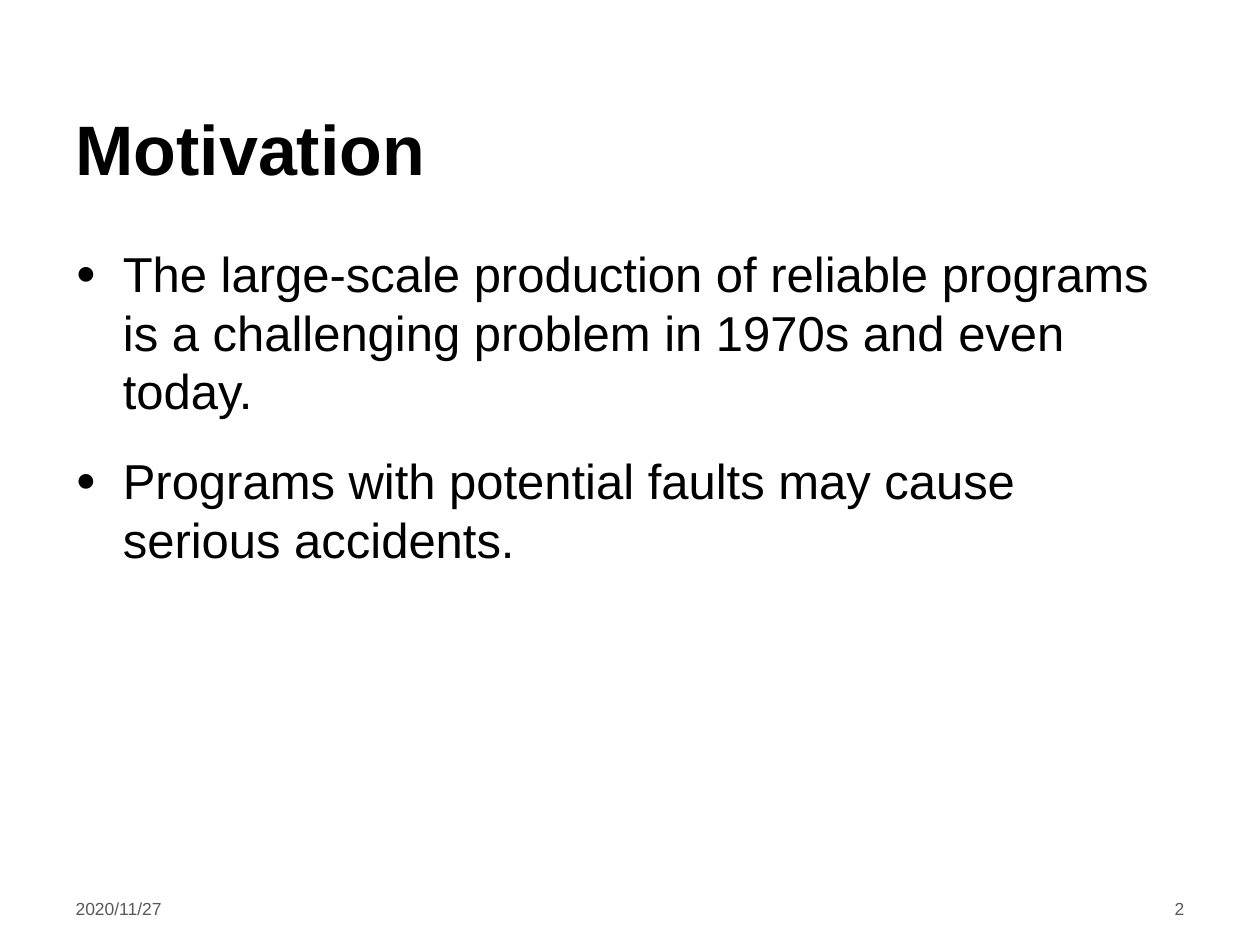
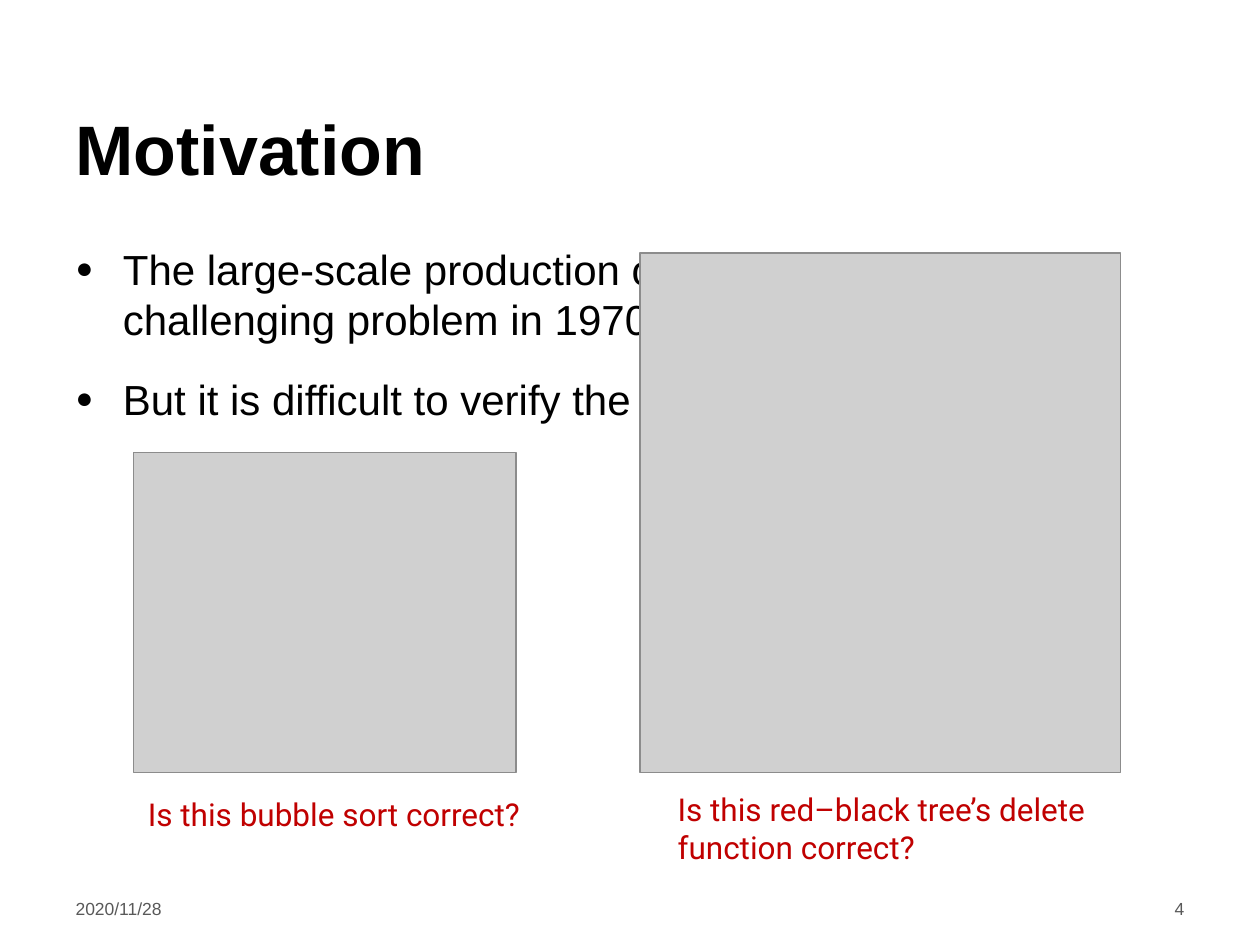
Before and after one commit to LintianShi/Research-Proposal, a slide deck: slide 4 of Symbolic_execution.pptx (slide 2 before the commit). Drawn at 1260x945 pixels with LibreOffice and Linux fonts; fonts in the diff are those of the drawing; grey boxes stand for pictures; background and template pictures are left out. Boxes give left, top, right and bottom in pixels: in the first picture for what was removed or moved away, otherwise in the second. Text is boxed around its words. In the diff, an @@ line names an element or a change of style, - is before the commit and + after.

```diff
--- a/Symbolic_execution.pptx
+++ b/Symbolic_execution.pptx
@@ text at (x1=123, y1=251, x2=1079, y2=344): size 28 to 24 pt in "The large-scale production of reliable programs is ..." @@
@@ picture added at (x1=640, y1=253, x2=1120, y2=772) @@
@@ text at (x1=123, y1=381, x2=1121, y2=423): text changed; size 28 to 24 pt @@
-● Programs with potential faults may cause serious accidents.
+● But it is difficult to verify the correctness of a program!
@@ picture added at (x1=134, y1=452, x2=515, y2=772) @@
@@ text added at (x1=148, y1=802, x2=520, y2=827), 18 pt, text #C00000 @@
+Is this bubble sort correct?
@@ text added at (x1=678, y1=797, x2=1085, y2=860), 18 pt, text #C00000 @@
+Is this red–black tree’s delete function correct?
@@ text at (x1=76, y1=902, x2=162, y2=915): text changed @@
-2020/11/27
+2020/11/28
@@ page number at (x1=1175, y1=903, x2=1185, y2=915): text changed @@
-2
+4
```
Also in this commit, not shown: 3 other slides changed, 3 slides added, 1 other file.
